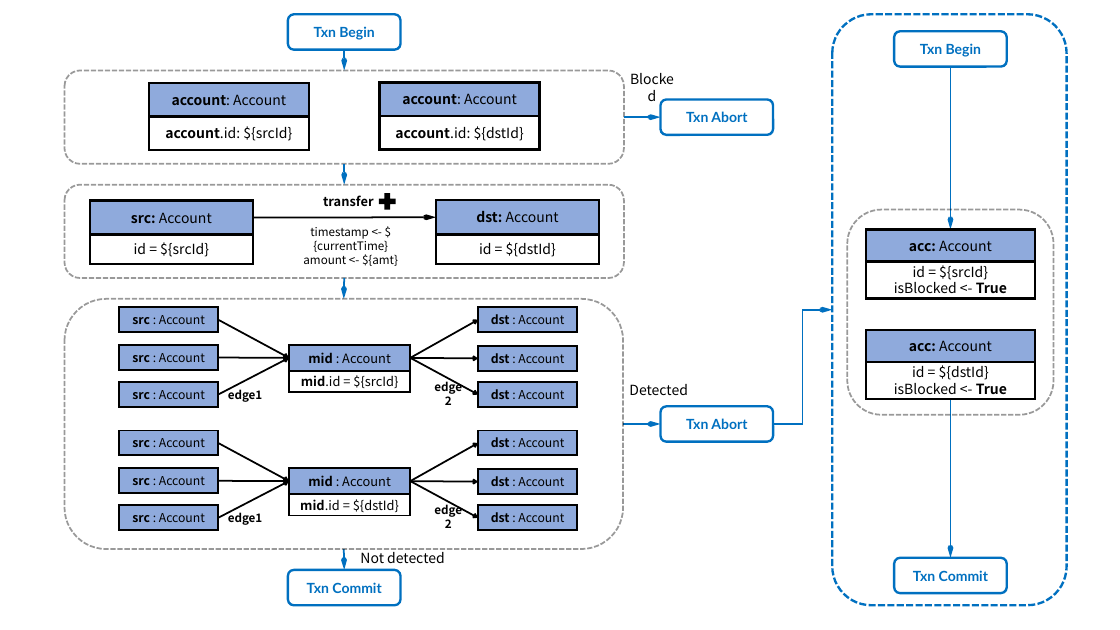
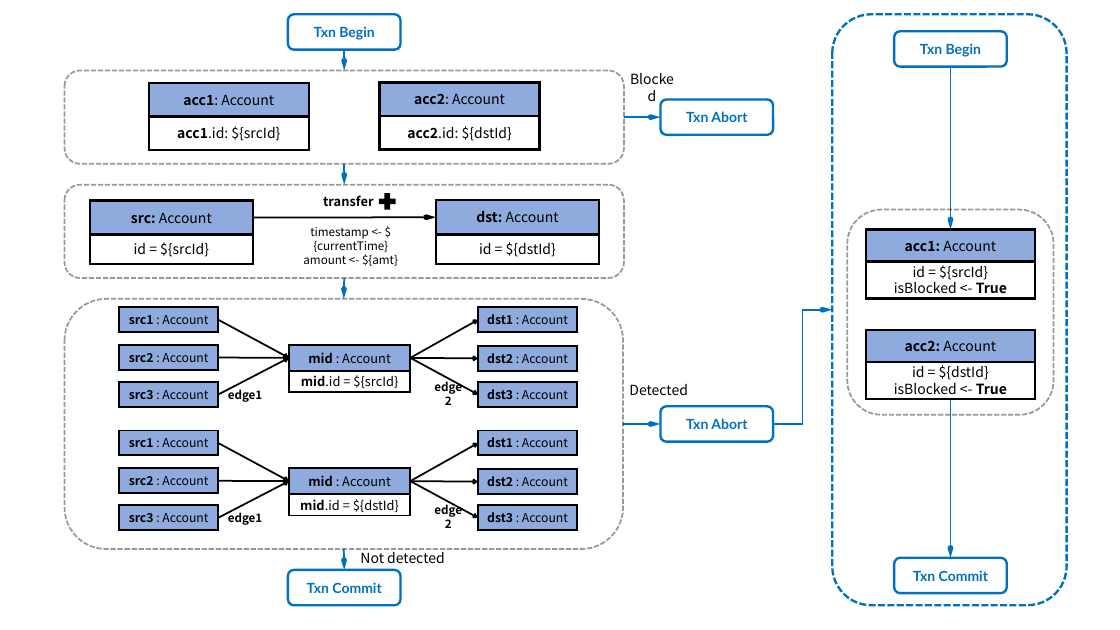
Before and after one commit to ldbc/ldbc_finbench_docs, a slide deck: slide 2 of patterns/transaction-read-write.pptx. Drawn at 1120x630 pixels with LibreOffice and Linux fonts; fonts in the diff are those of the drawing. Boxes give left, top, right and bottom in pixels: in the first picture for what was removed or moved away, otherwise in the second. Text is boxed around its words. In the diff, an @@ line names an element or a change of style, - is before the commit and + after.

```diff
--- a/patterns/transaction-read-write.pptx
+++ b/patterns/transaction-read-write.pptx
@@ text in rectangle at [183, 94, 274, 105]: text changed @@
-account: Account
+acc1: Account
@@ text in rectangle at [414, 93, 505, 104]: text changed @@
-account: Account
+acc2: Account
@@ text in rectangle at [177, 126, 280, 141]: text changed @@
-account.id: ${srcId}
+acc1.id: ${srcId}
@@ text in rectangle at [407, 126, 512, 141]: text changed @@
-account.id: ${dstId}
+acc2.id: ${dstId}
@@ text in rectangle at [905, 240, 996, 251]: text changed @@
-acc: Account
+acc1: Account
@@ text in rectangle at [129, 315, 208, 324]: text changed @@
-src : Account
+src1 : Account
@@ text in rectangle at [487, 314, 568, 324]: text changed @@
-dst : Account
+dst1 : Account
@@ text in rectangle at [129, 353, 208, 362]: text changed @@
-src : Account
+src2 : Account
@@ text in rectangle at [487, 353, 568, 363]: text changed @@
-dst : Account
+dst2 : Account
@@ text in rectangle at [905, 340, 996, 351]: text changed @@
-acc: Account
+acc2: Account
@@ text in rectangle at [487, 389, 568, 399]: text changed @@
-dst : Account
+dst3 : Account
@@ text in rectangle at [129, 390, 208, 399]: text changed @@
-src : Account
+src3 : Account
@@ text in rectangle at [129, 438, 208, 447]: text changed @@
-src : Account
+src1 : Account
@@ text in rectangle at [487, 437, 568, 447]: text changed @@
-dst : Account
+dst1 : Account
@@ text in rectangle at [129, 476, 208, 485]: text changed @@
-src : Account
+src2 : Account
@@ text in rectangle at [487, 476, 568, 486]: text changed @@
-dst : Account
+dst2 : Account
@@ text in rectangle at [129, 513, 208, 522]: text changed @@
-src : Account
+src3 : Account
@@ text in rectangle at [487, 512, 568, 522]: text changed @@
-dst : Account
+dst3 : Account
```
Also in this commit, not shown: 2 other slides changed, 43 other files.
